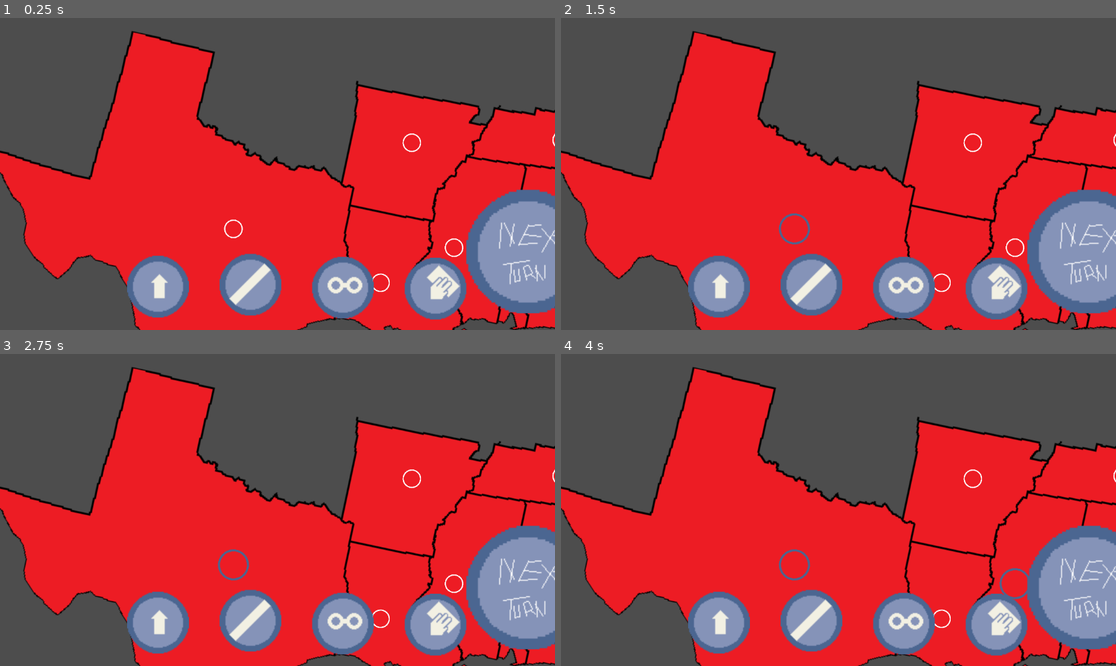
Above: before the commit, frames 1-4 (two rows, left to right).
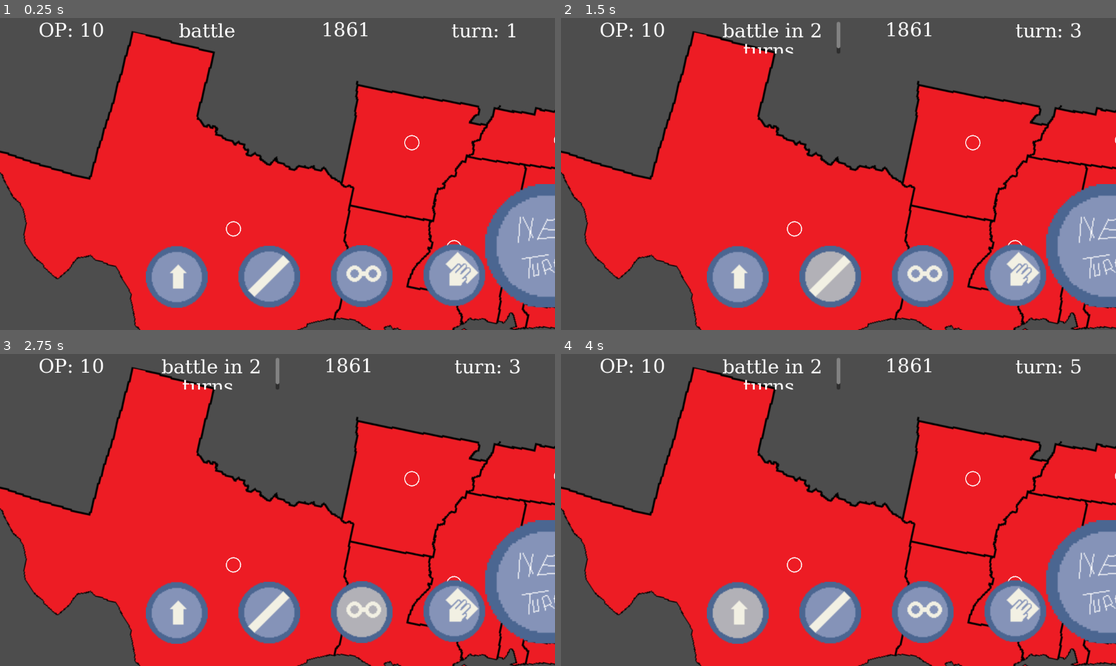
Above: after the commit, the same moments.

Repository: jsteele15/hagj9
Game: Godot game, scene res://scenes/war_map.tscn
The game is run twice, just before and just after one commit, with the same random seed, the same clock (stepped at 60 frames per second) and the same inputs. The project has no main scene, so this scene is started directly.
Inputs (mouse positions are in pixels of both pictures, inside the frame that each line leads up to):
- Up to frame 1 (0.25 s): no input
- Up to frame 2 (1.5 s): tap Enter at 0.5 s; move the mouse to (943, 283) at 0.52 s; press the mouse at (943, 283) at 0.53 s; hold 1 (upbut, bound only after the commit) 0.53-1.28 s; tap Space (newturn, bound only after the commit) at 0.8, 1.25, 1.35 s; move the mouse to (794, 230) at 1.27 s; release the mouse at (794, 230) at 1.28 s; hold 2 (downbut, bound only after the commit) from 1.28 s (still down)
- Up to frame 3 (2.75 s): tap 4 (opbut, bound only after the commit) at 1.55 s; tap Enter at 2 s; move the mouse to (410, 478) at 2.02 s; release 2 (downbut, bound only after the commit) at 2.03 s; hold 1 (upbut, bound only after the commit) from 2.03 s (still down); hold 4 (opbut, bound only after the commit) from 2.03 s (still down); tap 3 (recbut, bound only after the commit) at 2.3 s
- Up to frame 4 (4 s): tap Space (newturn, bound only after the commit) at 2.75, 3.8 s; move the mouse to (1016, 584) at 2.77 s; release 4 (opbut, bound only after the commit) at 2.78 s; tap 3 (recbut, bound only after the commit) at 2.85 s; click (1016, 584) at 3.05 s; tap Enter at 3.5 s; move the mouse to (721, 622) at 3.52 s; release 1 (upbut, bound only after the commit) at 3.53 s; press the mouse at (721, 622) at 3.53 s; hold 2 (downbut, bound only after the commit) from 3.53 s (still down)

The runs differ from the first frame. In frame 1, 12% of the frame differs, in the area x 7-100%, y 1-97%; in frame 2, 13%; in frame 3, 13%; in frame 4, 13%.

Commit message:
v2
- added intel
- added all the buttons for the game

Diff:
--- /dev/null
+++ b/spygame/intel.gd
@@ -0,0 +1 @@
+extends Node2D
--- a/spygame/project.godot
+++ b/spygame/project.godot
@@ -39,3 +39,28 @@
 "events": [Object(InputEventMouseButton,"resource_local_to_scene":false,"resource_name":"","device":-1,"window_id":0,"a …(253 unchanged characters)…
 ]
 }
+upbut={
+"deadzone": 0.5,
+"events": [Object(InputEventKey,"resource_local_to_scene":false,"resource_name":"","device":-1,"window_id":0,"alt_pressed":false,"shift_pressed":false,"ctrl_pressed":false,"meta_pressed":false,"pressed":false,"keycode":0,"physical_keycode":49,"key_label":0,"unicode":49,"location":0,"echo":false,"script":null)
+]
+}
+downbut={
+"deadzone": 0.5,
+"events": [Object(InputEventKey,"resource_local_to_scene":false,"resource_name":"","device":-1,"window_id":0,"alt_pressed":false,"shift_pressed":false,"ctrl_pressed":false,"meta_pressed":false,"pressed":false,"keycode":0,"physical_keycode":50,"key_label":0,"unicode":50,"location":0,"echo":false,"script":null)
+]
+}
+recbut={
+"deadzone": 0.5,
+"events": [Object(InputEventKey,"resource_local_to_scene":false,"resource_name":"","device":-1,"window_id":0,"alt_pressed":false,"shift_pressed":false,"ctrl_pressed":false,"meta_pressed":false,"pressed":false,"keycode":0,"physical_keycode":51,"key_label":0,"unicode":51,"location":0,"echo":false,"script":null)
+]
+}
+opbut={
+"deadzone": 0.5,
+"events": [Object(InputEventKey,"resource_local_to_scene":false,"resource_name":"","device":-1,"window_id":0,"alt_pressed":false,"shift_pressed":false,"ctrl_pressed":false,"meta_pressed":false,"pressed":false,"keycode":0,"physical_keycode":52,"key_label":0,"unicode":52,"location":0,"echo":false,"script":null)
+]
+}
+newturn={
+"deadzone": 0.5,
+"events": [Object(InputEventKey,"resource_local_to_scene":false,"resource_name":"","device":-1,"window_id":0,"alt_pressed":false,"shift_pressed":false,"ctrl_pressed":false,"meta_pressed":false,"pressed":false,"keycode":0,"physical_keycode":32,"key_label":0,"unicode":32,"location":0,"echo":false,"script":null)
+]
+}
--- a/spygame/scenes/game_stats.gd
+++ b/spygame/scenes/game_stats.gd
@@ -1,4 +1,13 @@
 extends Control
 
-###will need the game year and month
-###and the current turn of the game
+@onready var label_list = [$op_power, $battle, $year, $turn]
+
+func _ready() -> void:
+
+
+	$".".size.x = get_viewport_rect().size[0]
+	#works out the size of the map then places the buttons in the relevant areas
+	var cut_but = get_viewport_rect().size[0] /4
+	for l in range(len(label_list)):
+		label_list[l].size.x = get_viewport_rect().size[0]/4
+		label_list[l].position.x = cut_but * l
--- /dev/null
+++ b/spygame/scenes/intel.tscn
@@ -0,0 +1,21 @@
+[gd_scene load_steps=4 format=3 uid="uid://cobnlnevoy4r2"]
+
+[ext_resource type="Script" path="res://intel.gd" id="1_fxw66"]
+[ext_resource type="Texture2D" uid="uid://xb4u5cjioydu" path="res://res/intel_pic.png" id="2_brkwq"]
+
+[sub_resource type="RectangleShape2D" id="RectangleShape2D_1duet"]
+size = Vector2(60, 63)
+
+[node name="intel" type="Node2D"]
+scale = Vector2(0.5, 0.5)
+script = ExtResource("1_fxw66")
+
+[node name="IntelPic" type="Sprite2D" parent="."]
+position = Vector2(4, -60)
+texture = ExtResource("2_brkwq")
+
+[node name="Area2D" type="Area2D" parent="."]
+
+[node name="CollisionShape2D" type="CollisionShape2D" parent="Area2D"]
+position = Vector2(4, -60)
+shape = SubResource("RectangleShape2D_1duet")
--- a/spygame/scenes/spy_centers.gd
+++ b/spygame/scenes/spy_centers.gd
@@ -8,22 +8,86 @@
 
 ##ton see if the mouse is over the station
 var entered = false
+var cost = 10
 var power_points = 10
+
+##alertness of the authorities
+var alertness = 0
+
+###this is to work out its level of recon or if its currently reconing
+var reconing = false
+var recon_lv = 0
+
+###this is to work out if there's intel at a station
+var intel_here = false
+
+func _ready() -> void:
+	$".".scale = Vector2(0.6, 0.6)
+	$alertlv.size.x = alertness
+	$reconlv.size.x = recon_lv
 
 func _process(delta: float) -> void:
 
+	###this is for changing the colour of the awareness rect depending on what level its at
+	$alertlv.size.x = alertness
+	if $alertlv.size.x <= 16:
+		$alertlv.modulate = "658300"
+
+	if $alertlv.size.x > 16 and $alertlv.size.x <= 28:
+		$alertlv.modulate = "e7a315"
+
+	if $alertlv.size.x >= 28.8:
+		$alertlv.modulate = "c2002e"
+
+	###this is for changing the recon level bar, definatly doesnt need to be done every frame, might change this if i have timne
+
+	$reconlv.size.x = recon_lv
+	if $reconlv.size.x <= 16:
+		$reconlv.modulate = "c2002e"
+
+	if $reconlv.size.x > 16 and $reconlv.size.x <= 28:
+		$reconlv.modulate = "e7a315"
+
+	if $reconlv.size.x >= 28.8:
+		$reconlv.modulate = "658300"
+
+	if reconing == true:
+		$SpyGlass.visible = true
+	if reconing == false:
+		$SpyGlass.visible = false
+
+	###this is for working out if the center is operational or not
 	if operational == false:
 		$SpyCenter.modulate = "ffffff"
-		$".".scale = Vector2(0.6, 0.6)
+		if $".".scale.x > 0.5:
+			$".".scale.x -= 0.01
+			$".".scale.y -= 0.01
 	if operational == true:
 		$SpyCenter.modulate = "4b6691"
 		if $".".scale.x < 1:
-			$".".scale.x += 0.1
-			$".".scale.y += 0.1
+			$".".scale.x += 0.01
+			$".".scale.y += 0.01
+
 
 func _input(event: InputEvent) -> void:
-	if event.is_action_released("left_click") and entered == true:
-		operational = true
+	##this allows you to set up a spy center
+	if event.is_action_released("left_click") and entered == true and level_info.current_action == 1:
+		if cost <= level_info.op and operational == false:
+			level_info.op -= cost
+			operational = true
+
+	##this allows you to close said center
+	if event.is_action_released("left_click") and entered == true and level_info.current_action == 2:
+		if operational == true:
+			level_info.op += 5
+			operational = false
+
+	if event.is_action_released("left_click") and entered == true and level_info.current_action == 3:
+		if operational == true and reconing == false:
+			level_info.op -= cost
+			reconing = true
+
+
 
 func _on_area_2d_mouse_entered() -> void:
 	entered = true
--- a/spygame/scenes/spy_centers.tscn
+++ b/spygame/scenes/spy_centers.tscn
@@ -1,7 +1,8 @@
-[gd_scene load_steps=4 format=3 uid="uid://cpicmd3ka8vva"]
+[gd_scene load_steps=5 format=3 uid="uid://cpicmd3ka8vva"]
 
 [ext_resource type="Script" path="res://scenes/spy_centers.gd" id="1_5n4o1"]
 [ext_resource type="Texture2D" uid="uid://cmihopck0gbdo" path="res://res/spy_center.png" id="1_u3exb"]
+[ext_resource type="Texture2D" uid="uid://f7pnmtcs2cod" path="res://res/spy_glass.png" id="3_jr71s"]
 
 [sub_resource type="CircleShape2D" id="CircleShape2D_7imxx"]
 radius = 17.1172
@@ -19,5 +20,24 @@
 [node name="CollisionShape2D" type="CollisionShape2D" parent="Area2D"]
 shape = SubResource("CircleShape2D_7imxx")
 
+[node name="alertlv" type="ColorRect" parent="."]
+offset_left = -16.0
+offset_top = 18.0
+offset_right = 16.0
+offset_bottom = 24.0
+color = Color(0.905838, 0.638877, 0.0834281, 1)
+
+[node name="reconlv" type="ColorRect" parent="."]
+offset_left = -16.0
+offset_top = -24.0
+offset_right = 16.0
+offset_bottom = -18.0
+color = Color(0.905838, 0.638877, 0.0834281, 1)
+
+[node name="SpyGlass" type="Sprite2D" parent="."]
+visible = false
+position = Vector2(0, -1)
+texture = ExtResource("3_jr71s")
+
 [connection signal="mouse_entered" from="Area2D" to="." method="_on_area_2d_mouse_entered"]
 [connection signal="mouse_exited" from="Area2D" to="." method="_on_area_2d_mouse_exited"]
--- a/spygame/scenes/ui_butts.gd
+++ b/spygame/scenes/ui_butts.gd
@@ -6,9 +6,9 @@
 
 func _ready() -> void:
 	print(get_viewport_rect().size[1])
-	$".".position.y = get_viewport_rect().size[1] -100
+	$".".position.y = get_viewport_rect().size[1]
 	$".".size.x = get_viewport_rect().size[0]
 	#works out the size of the map then places the buttons in the relevant areas
 	var cut_but = get_viewport_rect().size[0] /6
 	for b in range(len(button_list)):
-		button_list[b].position.x = cut_but * b
+		button_list[b].position.x = cut_but * (b + 1) -20
--- a/spygame/scenes/war_map.gd
+++ b/spygame/scenes/war_map.gd
@@ -7,14 +7,69 @@
 	$Camera2D/ConfedMap/spy_centers4, $Camera2D/ConfedMap/spy_centers5, $Camera2D/ConfedMap/spy_centers6, $Camera2D/ConfedMap/spy_centers7,
 	$Camera2D/ConfedMap/spy_centers8, $Camera2D/ConfedMap/spy_centers9, $Camera2D/ConfedMap/spy_centers10, $Camera2D/ConfedMap/spy_centers11]
 
+var count_num_active = 0
+
+###to pre load the intel
+var intel_load = preload("res://scenes/intel.tscn")
+
 func _process(delta: float) -> void:
 	if level_info.new_turn == true:
+
+		##this counts how mant active sights there are
+		count_num_active = 0
+
+		for c in range(len(spy_center_list)):
+			if spy_center_list[c].operational == true:
+				count_num_active += 1
+
+		###this increases your power depending on if theyre active
 		for c in range(len(spy_center_list)):
 			if spy_center_list[c].operational == true:
 				level_info.op += spy_center_list[c].power_points
 
+				##this adds alertness to spy centers
+				##the idea is that when the alertness gets to 32 it destroys the place
+				if spy_center_list[c].alertness < 32:
+
+					###this works out if we're activlly reconing
+					if spy_center_list[c].reconing == true:
+						spy_center_list[c].alertness += 3.2
+
+						if spy_center_list[c].recon_lv < 32:
+							spy_center_list[c].recon_lv += 6.4
+
+						if spy_center_list[c].recon_lv == 32:
+							spy_center_list[c].recon_lv = 0
+							var intel_inst = intel_load.instantiate()
+							intel_inst.position = spy_center_list[c].position
+							spy_center_list[c].reconing = false
+							$Camera2D/ConfedMap.add_child(intel_inst)
+
+					if spy_center_list[c].reconing == false:
+						#this times it by the number of sights that are active
+						spy_center_list[c].alertness += (0.32 * count_num_active)
+				else:
+					spy_center_list[c].operational = false
+					###this sends out a burst of awareness for all centers that are active
+					for s in range(len(spy_center_list)):
+						if spy_center_list[s].operational == true:
+							spy_center_list[s].alertness += 3.2
+
+			##this reduces the alertness if the center is deactivated
+			if spy_center_list[c].operational == false:
+				if spy_center_list[c].alertness > 0:
+					###need to change this so i can change the values dynamically and not run over
+					spy_center_list[c].alertness -= 3.2
+
 		$Camera2D/ui_butts/turnbut.clicked = false
 
+		###this is for the tracking stats
+		$Camera2D/game_stats/battle.text = "[center] battle in {howl} turns[/center]".format({"howl":level_info.battle_list[level_info.battle_ind][1]})
+		$Camera2D/game_stats/year.text = "[center] {year} [/center]".format({"year":level_info.date})
+		$Camera2D/game_stats/turn.text = "[center] turn: {t} [/center]".format({"t":level_info.turn})
+
 		level_info.turn += 1
-		print(level_info.turn)
 		level_info.new_turn = false
+
+	#placing this here so it changes dynamically
+	$Camera2D/game_stats/op_power.text = "[center] OP: {op} [/center]".format({"op":level_info.op})
--- a/spygame/scenes/war_map.tscn
+++ b/spygame/scenes/war_map.tscn
@@ -8,6 +8,64 @@
 [ext_resource type="PackedScene" uid="uid://djjhcc46aa0wo" path="res://ui/turnbut.tscn" id="6_tgcpb"]
 [ext_resource type="Script" path="res://scenes/game_stats.gd" id="7_sb7tp"]
 
+[sub_resource type="FontFile" id="FontFile_xca37"]
+cache/0/16/0/ascent = 0.0
+cache/0/16/0/descent = 0.0
+cache/0/16/0/underline_position = 0.0
+cache/0/16/0/underline_thickness = 0.0
+cache/0/16/0/scale = 1.0
+cache/0/40/0/ascent = 0.0
+cache/0/40/0/descent = 0.0
+cache/0/40/0/underline_position = 0.0
+cache/0/40/0/underline_thickness = 0.0
+cache/0/40/0/scale = 1.0
+
+[sub_resource type="FontFile" id="FontFile_ealv4"]
+cache/0/16/0/ascent = 0.0
+cache/0/16/0/descent = 0.0
+cache/0/16/0/underline_position = 0.0
+cache/0/16/0/underline_thickness = 0.0
+cache/0/16/0/scale = 1.0
+cache/0/40/0/ascent = 0.0
+cache/0/40/0/descent = 0.0
+cache/0/40/0/underline_position = 0.0
+cache/0/40/0/underline_thickness = 0.0
+cache/0/40/0/scale = 1.0
+
+[sub_resource type="FontFile" id="FontFile_xg37o"]
+cache/0/16/0/ascent = 0.0
+cache/0/16/0/descent = 0.0
+cache/0/16/0/underline_position = 0.0
+cache/0/16/0/underline_thickness = 0.0
+cache/0/16/0/scale = 1.0
+cache/0/3434/0/ascent = 0.0
+cache/0/3434/0/descent = 0.0
+cache/0/3434/0/underline_position = 0.0
+cache/0/3434/0/underline_thickness = 0.0
+cache/0/3434/0/scale = 1.0
+cache/0/20/0/ascent = 0.0
+cache/0/20/0/descent = 0.0
+cache/0/20/0/underline_position = 0.0
+cache/0/20/0/underline_thickness = 0.0
+cache/0/20/0/scale = 1.0
+cache/0/40/0/ascent = 0.0
+cache/0/40/0/descent = 0.0
+cache/0/40/0/underline_position = 0.0
+cache/0/40/0/underline_thickness = 0.0
+cache/0/40/0/scale = 1.0
+
+[sub_resource type="FontFile" id="FontFile_uaevq"]
+cache/0/16/0/ascent = 0.0
+cache/0/16/0/descent = 0.0
+cache/0/16/0/underline_position = 0.0
+cache/0/16/0/underline_thickness = 0.0
+cache/0/16/0/scale = 1.0
+cache/0/40/0/ascent = 0.0
+cache/0/40/0/descent = 0.0
+cache/0/40/0/underline_position = 0.0
+cache/0/40/0/underline_thickness = 0.0
+cache/0/40/0/scale = 1.0
+
 [node name="war_map" type="Node2D"]
 position = Vector2(330, -39)
 script = ExtResource("1_5m3uf")
@@ -60,32 +118,34 @@
 anchors_preset = 2
 anchor_top = 1.0
 anchor_bottom = 1.0
-offset_top = -108.0
+offset_left = -133.0
+offset_top = 19.0
 offset_right = 960.0
+offset_bottom = 19.0
 grow_vertical = 0
 script = ExtResource("4_4q6a0")
 
 [node name="upgrade" parent="Camera2D/ui_butts" instance=ExtResource("5_kdkj2")]
-position = Vector2(91, 51)
+position = Vector2(79, -69)
 activated = 1
 
 [node name="close" parent="Camera2D/ui_butts" instance=ExtResource("5_kdkj2")]
-position = Vector2(239, 47)
+position = Vector2(275, -70)
 fra = 2
 activated = 2
 
 [node name="recon" parent="Camera2D/ui_butts" instance=ExtResource("5_kdkj2")]
-position = Vector2(409, 53)
+position = Vector2(468, -71)
 fra = 4
 activated = 3
 
 [node name="intel" parent="Camera2D/ui_butts" instance=ExtResource("5_kdkj2")]
-position = Vector2(609, 55)
+position = Vector2(679, -73)
 fra = 6
 activated = 4
 
 [node name="turnbut" parent="Camera2D/ui_butts" instance=ExtResource("6_tgcpb")]
-position = Vector2(827, -20)
+position = Vector2(936, -132)
 
 [node name="game_stats" type="Control" parent="Camera2D"]
 layout_mode = 3
@@ -95,3 +155,46 @@
 offset_right = 820.0
 offset_bottom = 88.0
 script = ExtResource("7_sb7tp")
+
+[node name="battle" type="RichTextLabel" parent="Camera2D/game_stats"]
+layout_mode = 0
+offset_left = 961.0
+offset_top = 1.0
+offset_right = 1163.0
+offset_bottom = 67.0
+theme_override_fonts/normal_font = SubResource("FontFile_xca37")
+theme_override_font_sizes/normal_font_size = 40
+bbcode_enabled = true
+text = "[center] battle  [/center]"
+
+[node name="year" type="RichTextLabel" parent="Camera2D/game_stats"]
+layout_mode = 0
+offset_left = 614.0
+offset_top = -1.0
+offset_right = 828.0
+offset_bottom = 65.0
+theme_override_fonts/normal_font = SubResource("FontFile_ealv4")
+theme_override_font_sizes/normal_font_size = 40
+bbcode_enabled = true
+text = "[center] 1861  [/center]"
+
+[node name="turn" type="RichTextLabel" parent="Camera2D/game_stats"]
+layout_mode = 0
+offset_left = 230.0
+offset_top = 1.0
+offset_right = 524.0
+offset_bottom = 62.0
+theme_override_fonts/normal_font = SubResource("FontFile_xg37o")
+theme_override_font_sizes/normal_font_size = 40
+bbcode_enabled = true
+text = "[center] turn: 1  [/center]"
+
+[node name="op_power" type="RichTextLabel" parent="Camera2D/game_stats"]
+layout_mode = 0
+offset_right = 208.0
+offset_bottom = 72.0
+theme_override_fonts/normal_font = SubResource("FontFile_uaevq")
+theme_override_font_sizes/bold_italics_font_size = 40
+theme_override_font_sizes/normal_font_size = 40
+bbcode_enabled = true
+text = "[center] OP: 10  [/center]"
--- a/spygame/top_files/game_vars.gd
+++ b/spygame/top_files/game_vars.gd
@@ -3,8 +3,12 @@
 ##turn for the game
 var turn = 1
 var date = 1861
-var op = 0
+var op = 10
 var new_turn = false
+
+##this is for the battles you prepare for
+var battle_list = [["jidfdij", 2], ["ijdffjo", 4]]
+var battle_ind = 0
 
 ##this is to do selected options
 # 1 = upgrade or open center, 2 = is for closing one, 3 = recon, 4 = steal intel
@@ -13,3 +17,18 @@
 func _input(event: InputEvent) -> void:
 	if event.is_action_pressed("quit"):
 		get_tree().quit()
+
+	if event.is_action_pressed("upbut"):
+		current_action = 1
+
+	if event.is_action_pressed("downbut"):
+		current_action = 2
+
+	if event.is_action_pressed("recbut"):
+		current_action = 3
+
+	if event.is_action_pressed("opbut"):
+		current_action = 4
+
+	if event.is_action_pressed("newturn"):
+		new_turn = true
--- a/spygame/ui/buttons.gd
+++ b/spygame/ui/buttons.gd
@@ -31,10 +31,15 @@
 		$TempButs.frame -= 1
 		change_trig = false
 
+func _input(event: InputEvent) -> void:
+	if event.is_action_pressed("left_click") and entered == true:
+		level_info.current_action = activated
+
 
 func _on_area_2d_mouse_entered() -> void:
 	entered = true
 
 
+
 func _on_area_2d_mouse_exited() -> void:
 	entered = false
Binary file added: spygame/res/Sprite-0003.aseprite
Binary file added: spygame/res/Sprite-0004.aseprite
Binary file added: spygame/res/Sprite-0005.aseprite
Binary file added: spygame/res/intel_pic.png
Not shown, added: spygame/res/intel_pic.png.import
Binary file added: spygame/res/spy_glass.png
Not shown, added: spygame/res/spy_glass.png.import
Not shown: 1 places in spygame/scenes/war_map.tscn that only renumber resources
